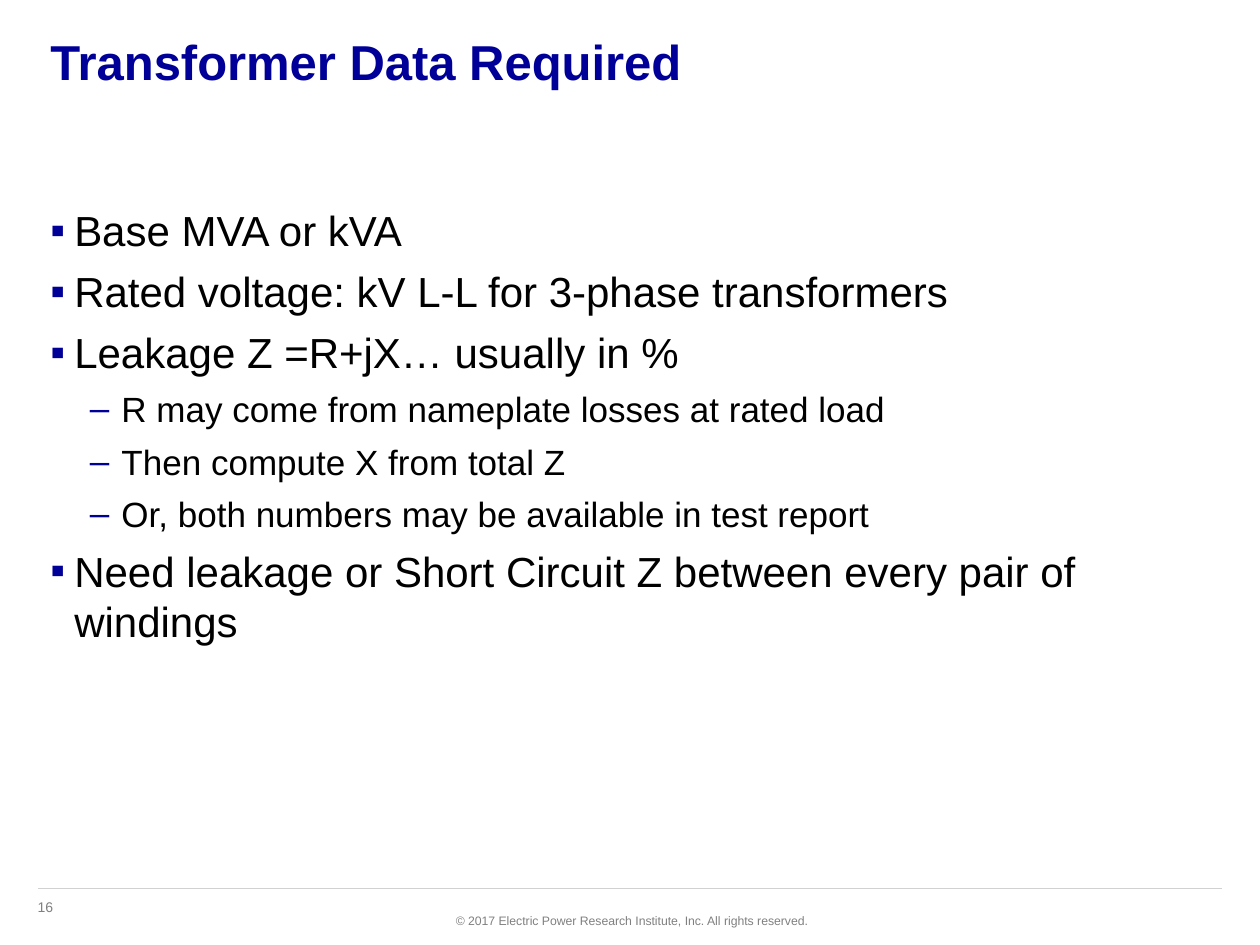
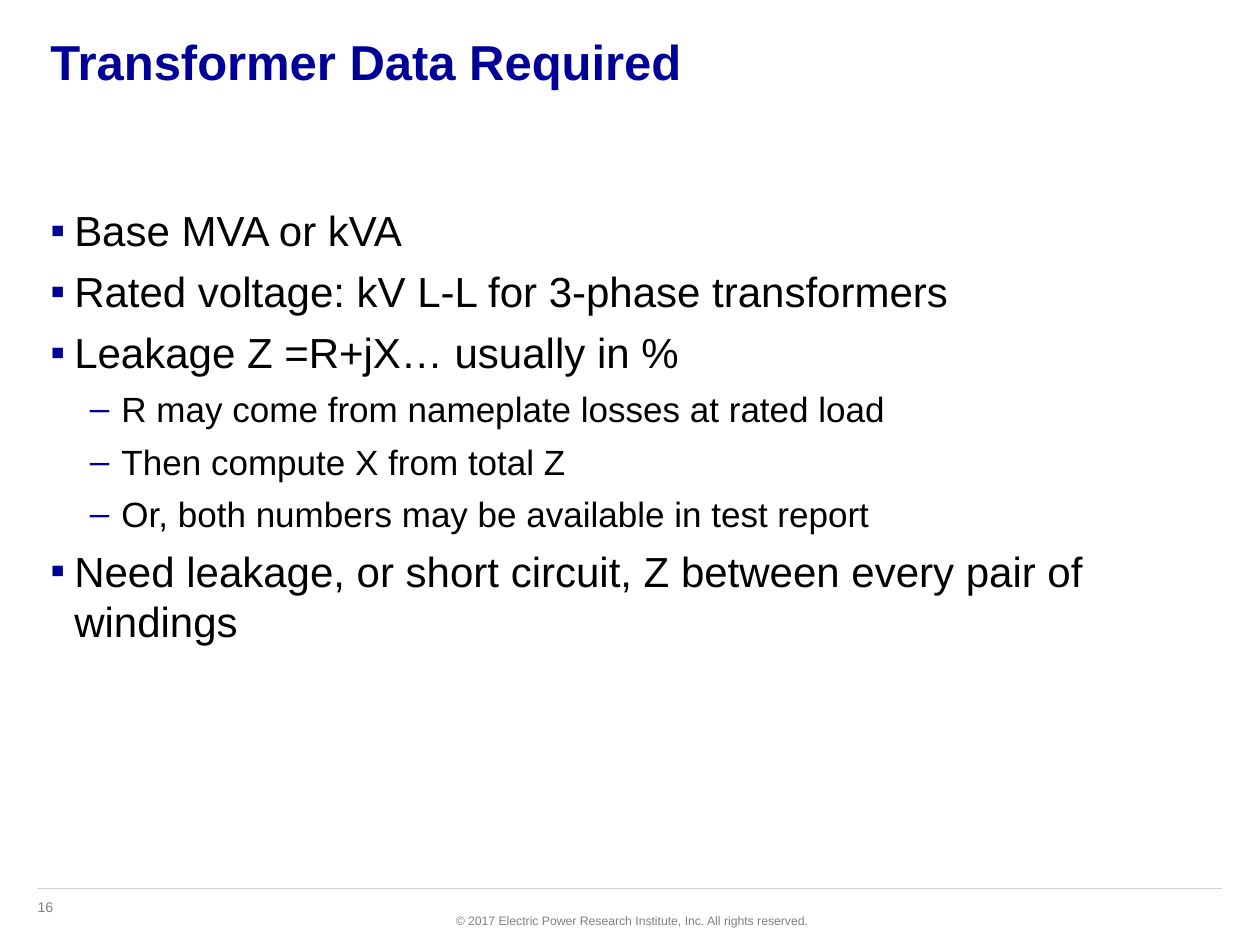
Before and after one commit to dss-extensions/opendss-svn-mirror, a slide deck: slide 16 of trunk/Training/GAPQ2017/PPT/13 Transformer Model.pptx. Drawn at 1260x945 pixels with LibreOffice and Linux fonts; fonts in the diff are those of the drawing; background and template pictures are left out. Boxes give left, top, right and bottom in pixels: in the first picture for what was removed or moved away, otherwise in the second. Text is boxed around its words. In the diff, an @@ line names an element or a change of style, - is before the commit and + after.

```diff
--- a/trunk/Training/GAPQ2017/PPT/13 Transformer Model.pptx
+++ b/trunk/Training/GAPQ2017/PPT/13 Transformer Model.pptx
@@ text at [74,556,1082,646]: text changed @@
-▪ Need leakage or Short Circuit Z between every pair of windings
+▪ Need leakage, or short circuit, Z between every pair of windings
```
Also in this commit, not shown: 7 other slides changed, 4 other files.
